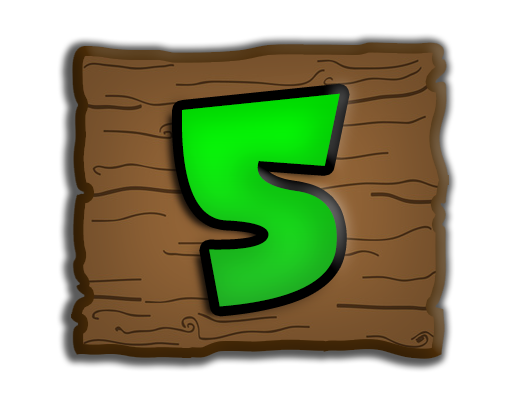
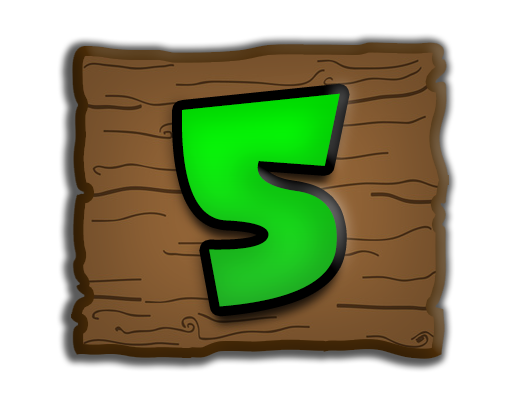
Layers edited between the first and the second w=520, h=400 image:
pixels changed over [164, 106, 349, 332] (layer not identified)
